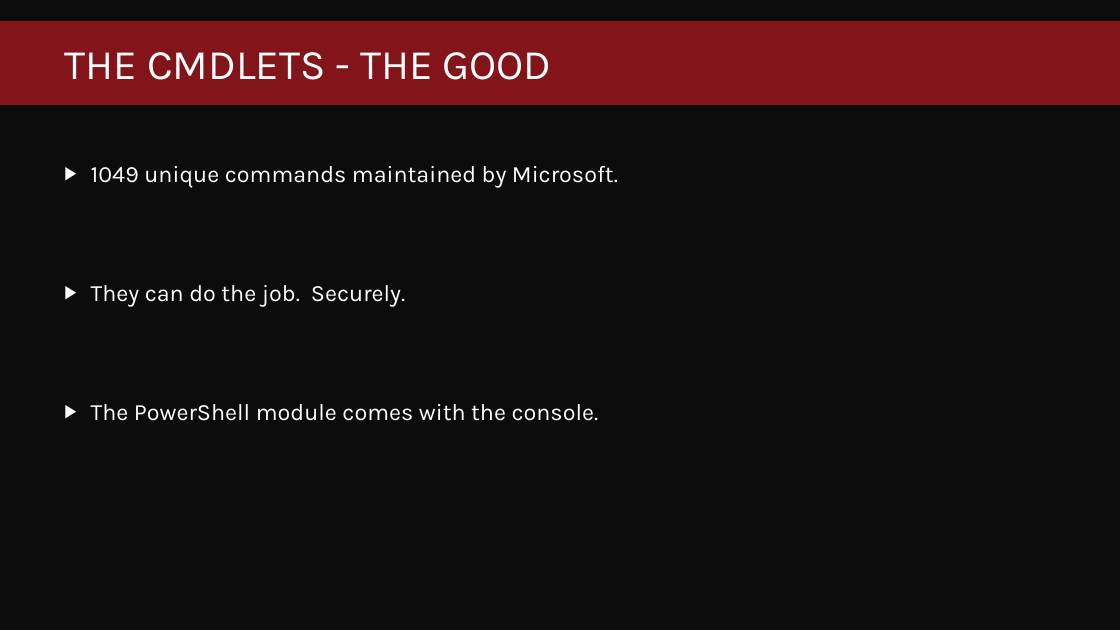
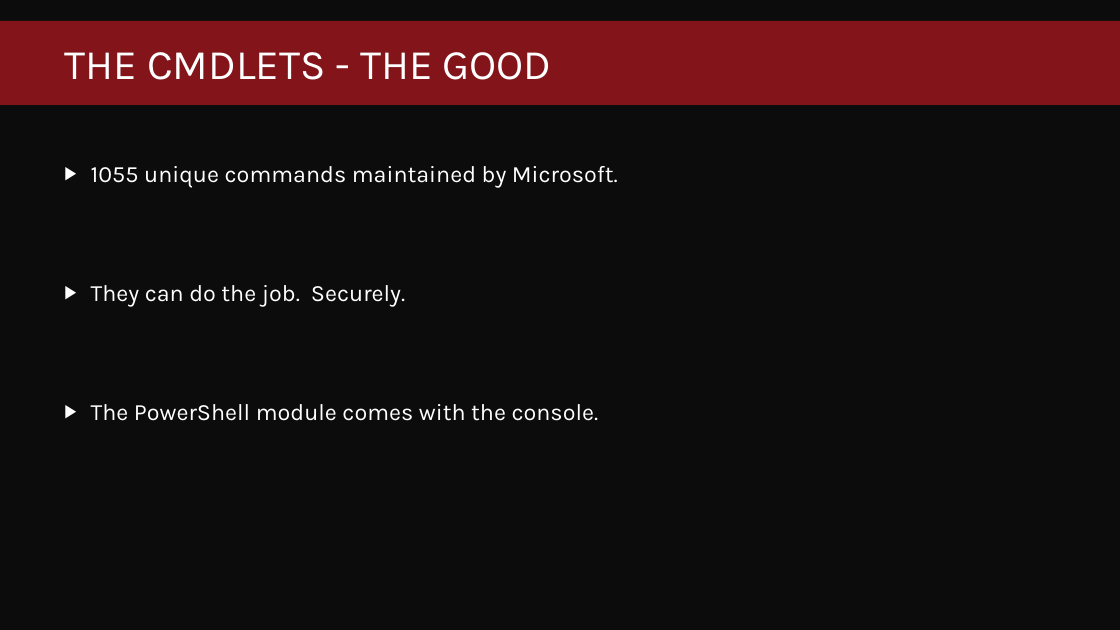
Before and after one commit to fredbainbridge/mms2019ConfigMgrPowershellDemos, a slide deck: slide 5 of MMS2019 - Configmgr and PowerShell the essentials.pptx. Drawn at 1120x630 pixels with LibreOffice and Linux fonts; fonts in the diff are those of the drawing; background and template pictures are left out. Boxes give left, top, right and bottom in pixels: in the first picture for what was removed or moved away, otherwise in the second. Text is boxed around its words. In the diff, an @@ line names an element or a change of style, - is before the commit and + after.

```diff
--- a/MMS2019 - Configmgr and PowerShell the essentials.pptx
+++ b/MMS2019 - Configmgr and PowerShell the essentials.pptx
@@ text at box(91, 166, 618, 188): text changed @@
-▶ 1049 unique commands maintained by Microsoft.
+▶ 1055 unique commands maintained by Microsoft.
```
Also in this commit, not shown: 3 other slides changed, 36 other files.
